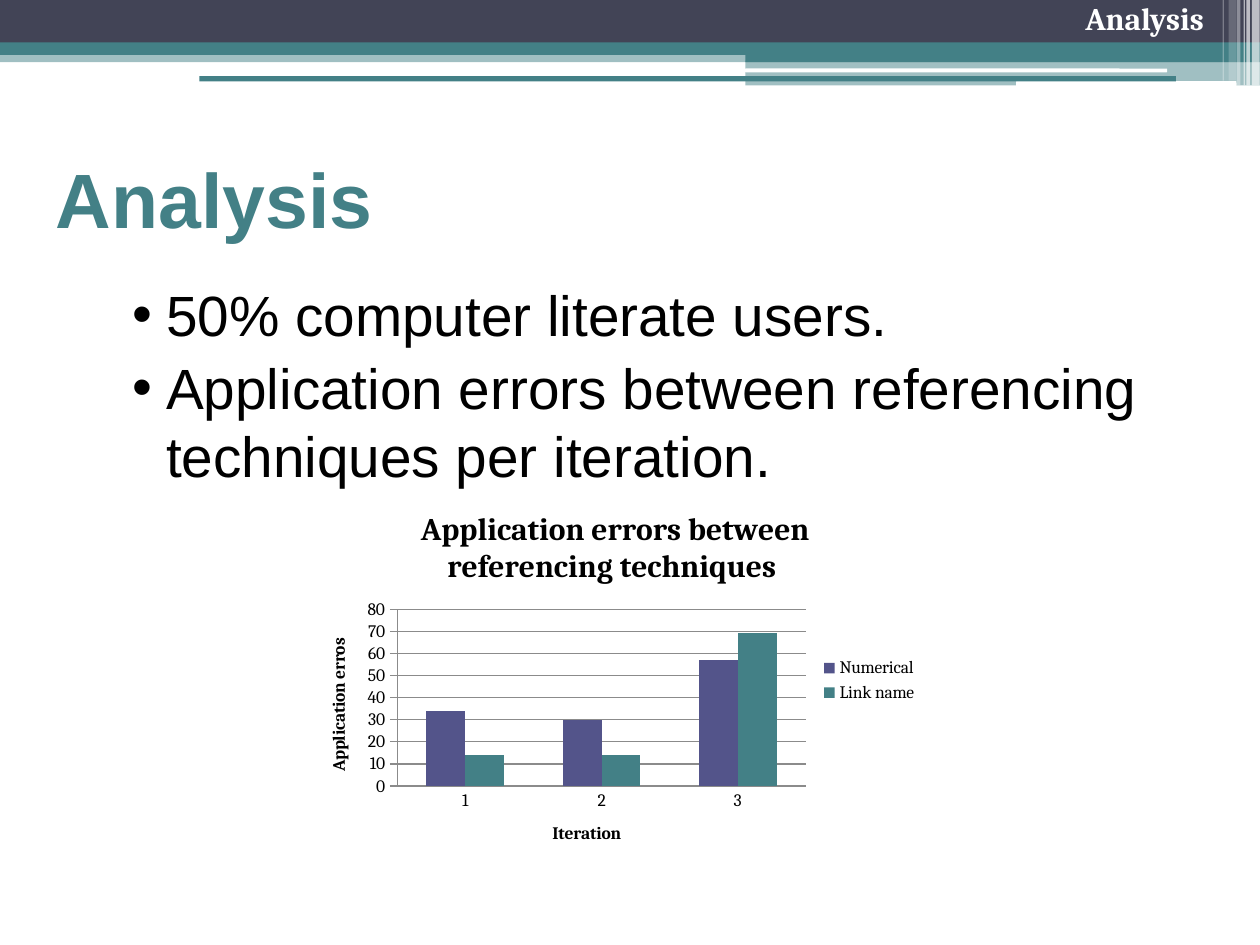
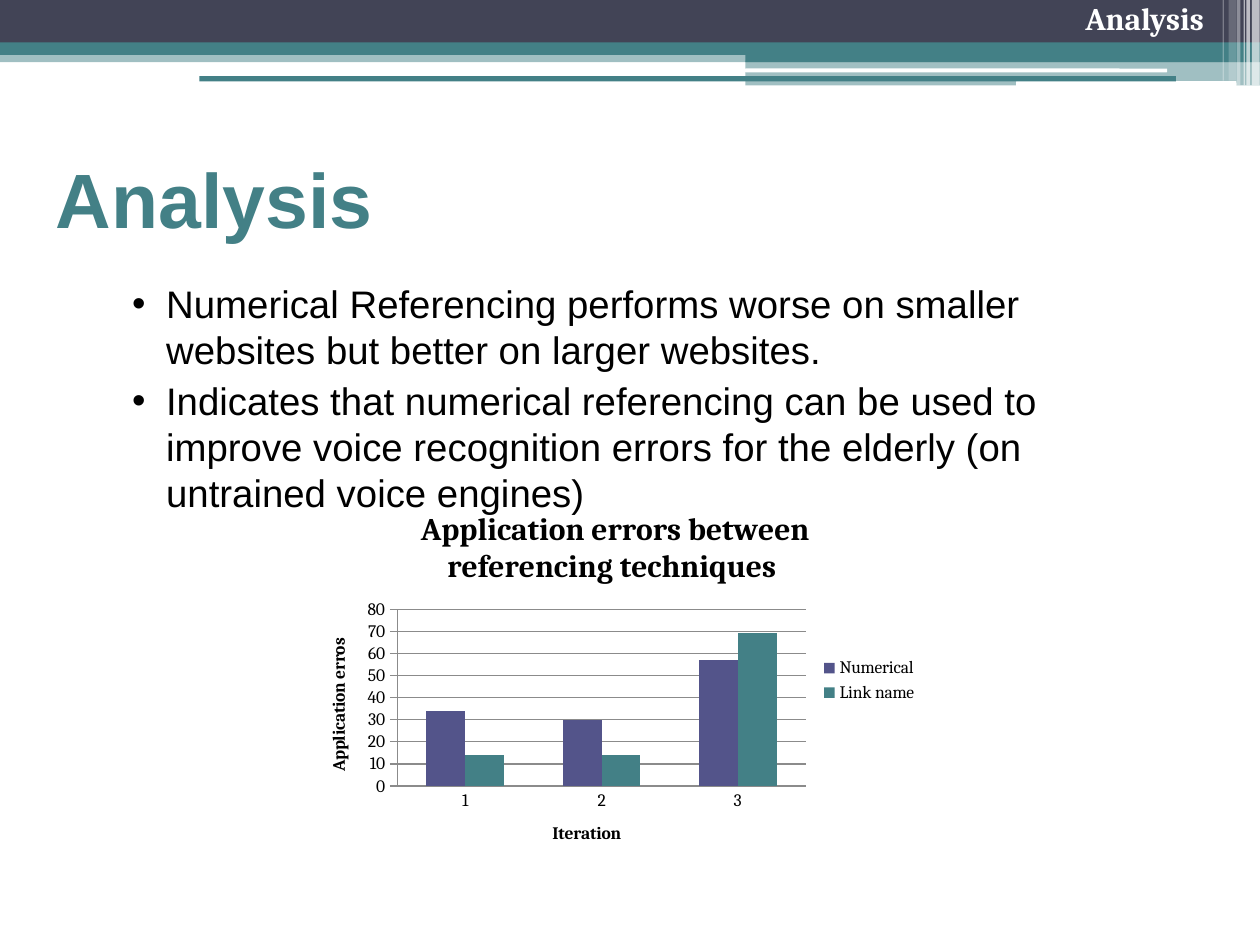
Before and after one commit to freecole/Lab-project, a slide deck: slide 24 of Presentation/Final Presentation.pptx (slide 18 before the commit). Drawn at 1260x945 pixels with LibreOffice and Linux fonts; fonts in the diff are those of the drawing. Boxes give left, top, right and bottom in pixels: in the first picture for what was removed or moved away, otherwise in the second. Text is boxed around its words. In the diff, an @@ line names an element or a change of style, - is before the commit and + after.

```diff
--- a/Presentation/Final Presentation.pptx
+++ b/Presentation/Final Presentation.pptx
@@ text at (166,290,1036,508): text changed; size 32.4 to 21.9 pt @@
-    • 50% computer literate users.
-    • Application errors between referencing techniques per iteration.
+    • Numerical Referencing performs worse on smaller websites but better on larger websites.
+    • Indicates that numerical referencing can be used to improve voice recognition errors for the elderly (on untrained voice engines)
```
Also in this commit, not shown: 13 other slides changed, 11 slides added, 4 slides removed.
